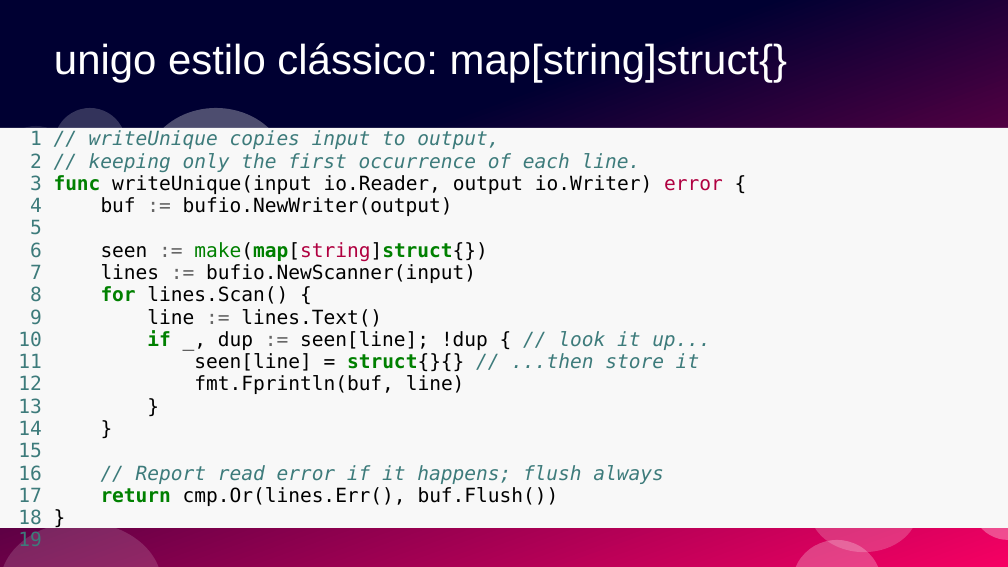
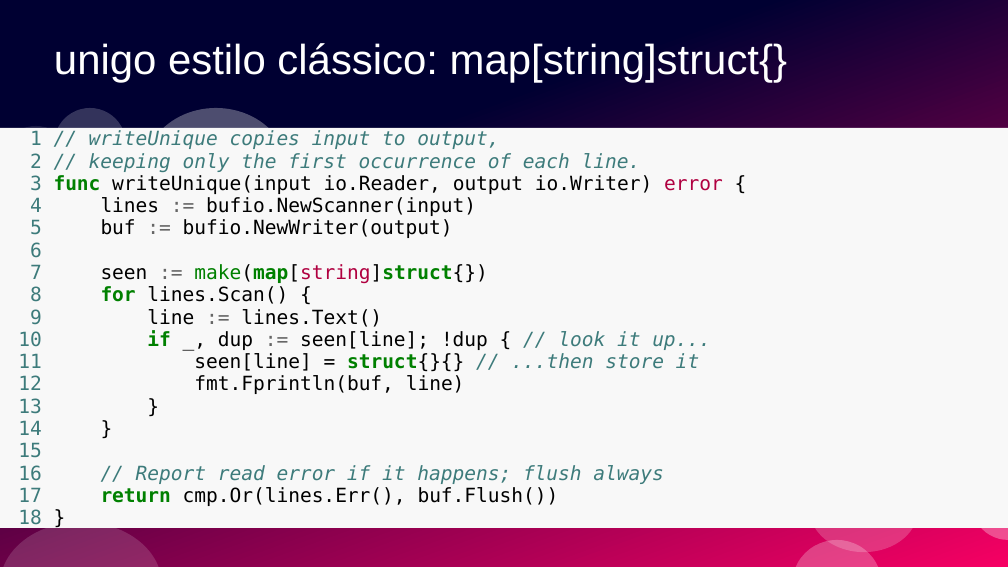
Before and after one commit to ramalho/sets-in-go, a slide deck: slide 35 of conj-em-go1_28.odp (slide 34 before the commit). Drawn at 1008x567 pixels with LibreOffice and Linux fonts; fonts in the diff are those of the drawing. Boxes give left, top, right and bottom in pixels: in the first picture for what was removed or moved away, otherwise in the second. Text is boxed around its words. In the diff, an @@ line names an element or a change of style, - is before the commit and + after.

```diff
--- a/conj-em-go1_28.odp
+++ b/conj-em-go1_28.odp
@@ text at (0,128,1008,528): paragraph removed @@
-19
@@ text at (30,197,488,284): text changed @@
-4 buf := bufio.NewWriter(output)
-5
-6 seen := make(map[string]struct{})
-7 lines := bufio.NewScanner(input)
+4 lines := bufio.NewScanner(input)
+5 buf := bufio.NewWriter(output)
+6
+7 seen := make(map[string]struct{})
```
Also in this commit, not shown: 4 other slides changed, 2 slides added, 2 other files.
